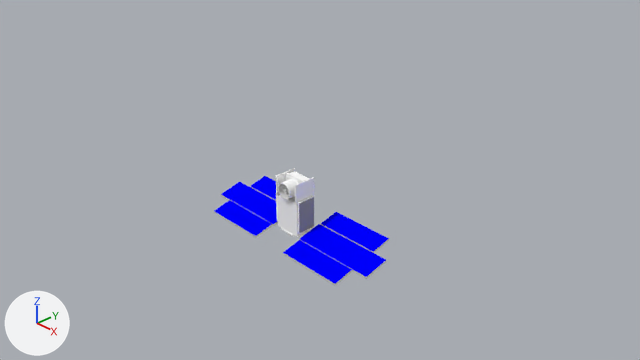
What one commit did to the Blender file VR Space Exploration Exhibit/Assets/Models/Props/IceSat.blend.
Camera for both pictures: the file's camera 'Camera'. The lights are fixed; the arrows at lower left show +X, +Y and +Z.

The older version as bpy lines, for what is in view:
```python
me_icesat_pro = bpy.data.meshes.new('icesat_pro')
me_icesat_pro.from_pydata(...)  # 1142 vertices, 976 faces; spans x -17.8..17.8, y -5.7..6.0, z -5.7..4.8
me_icesat_pro.materials.append(mat_body)  # white #ffffff
me_icesat_pro.materials.append(mat_default)  # white #ffffff
me_icesat_pro.materials.append(mat_sides)  # white #ffffff
me_icesat_pro.materials.append(mat_round_outside)  # white #ffffff
me_icesat_pro.materials.append(mat_round)  # light grey #e3e3e3
me_icesat_pro.materials.append(mat_sides2)  # grey #9b9b9b
me_icesat_pro.materials.append(mat_solar)  # blue #0000ff
me_icesat_pro.materials.append(mat_pole)  # light grey #e1e1e1
me_icesat_pro.materials.append(mat_solar_sides)  # light grey #e1e1e1
ob_icesat_pro = bpy.data.objects.new('icesat_pro', me_icesat_pro)
ob_icesat_pro.parent = ob_dummy_icesat_pr1
ob_icesat_pro.location = (0.0, 0.0, 0.0)
```
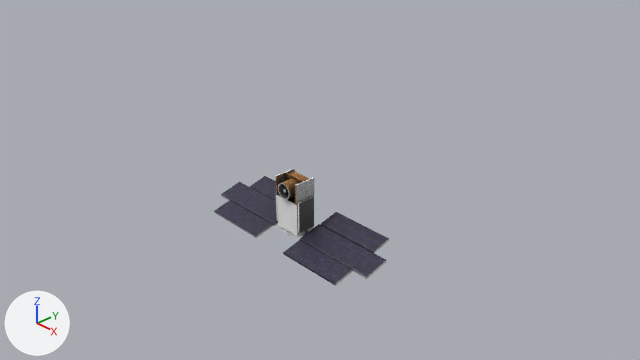
What changed in the scene script:
```text
Add img_icemap_jpg_001:
    img_icemap_jpg_001 = load_image('icemap.jpg.001', '../../Textures/Props/icemap.jpg', 1600, 1200, 'sRGB')
Add mat_icemap_jpg_001:
    mat_icemap_jpg_001 = principled_material('icemap.jpg.001')
    mat_icemap_jpg_001.texture = img_icemap_jpg_001
Change me_icesat_pro:
    where me_icesat_pro.from_pydata(...)  # 1142 vertices, 976 faces; spans x -17.8..17.8, y -5.7..6.0, z -5.7..4.8
    used by ob_icesat_pro; parent = ob_dummy_icesat_pr1; location = (0.0, 0.0, 0.0)
    remove me_icesat_pro.materials.append(mat_pole)  # light grey #e1e1e1
    me_icesat_pro part 1: all 282 faces that had it switch from mat_body (white #ffffff) to mat_icemap_jpg_001 (picture img_icemap_jpg_001)
    me_icesat_pro part 2: all 264 faces that had it switch from mat_default (white #ffffff) to mat_icemap_jpg_001 (picture img_icemap_jpg_001)
    me_icesat_pro part 3: all 4 faces that had it switch from mat_sides (white #ffffff) to mat_icemap_jpg_001 (picture img_icemap_jpg_001)
    me_icesat_pro part 4: all 48 faces that had it switch from mat_round_outside (white #ffffff) to mat_icemap_jpg_001 (picture img_icemap_jpg_001)
    me_icesat_pro part 5: all 188 faces that had it switch from mat_round (light grey #e3e3e3) to mat_icemap_jpg_001 (picture img_icemap_jpg_001)
    me_icesat_pro part 6: all 4 faces that had it switch from mat_sides2 (grey #9b9b9b) to mat_icemap_jpg_001 (picture img_icemap_jpg_001)
    me_icesat_pro part 7: all 90 faces that had it switch from mat_solar (blue #0000ff) to mat_icemap_jpg_001 (picture img_icemap_jpg_001)
    me_icesat_pro part 8: all 48 faces that had it switch from mat_solar_sides (light grey #e1e1e1) to mat_icemap_jpg_001 (picture img_icemap_jpg_001)
```

Pixel boxes (x1, y1, x2, y2) of what changed, in the pictures (640 x 360 px):
part 1 of me_icesat_pro, recoloured (white to grey): (276, 168, 314, 237) in both
part 2 of me_icesat_pro, recoloured (white to brown): (276, 169, 309, 205) in both
part 3 of me_icesat_pro, recoloured: (296, 178, 314, 205) in both
part 4 of me_icesat_pro, recoloured (white to brown): (282, 179, 298, 199) in both
part 5 of me_icesat_pro, recoloured: (278, 183, 289, 200) in both
part 6 of me_icesat_pro, recoloured (blue to black): (299, 197, 314, 233) in both
part 7 of me_icesat_pro, recoloured: (214, 176, 389, 284) in both
part 8 of me_icesat_pro, recoloured: (214, 186, 389, 286) in both
